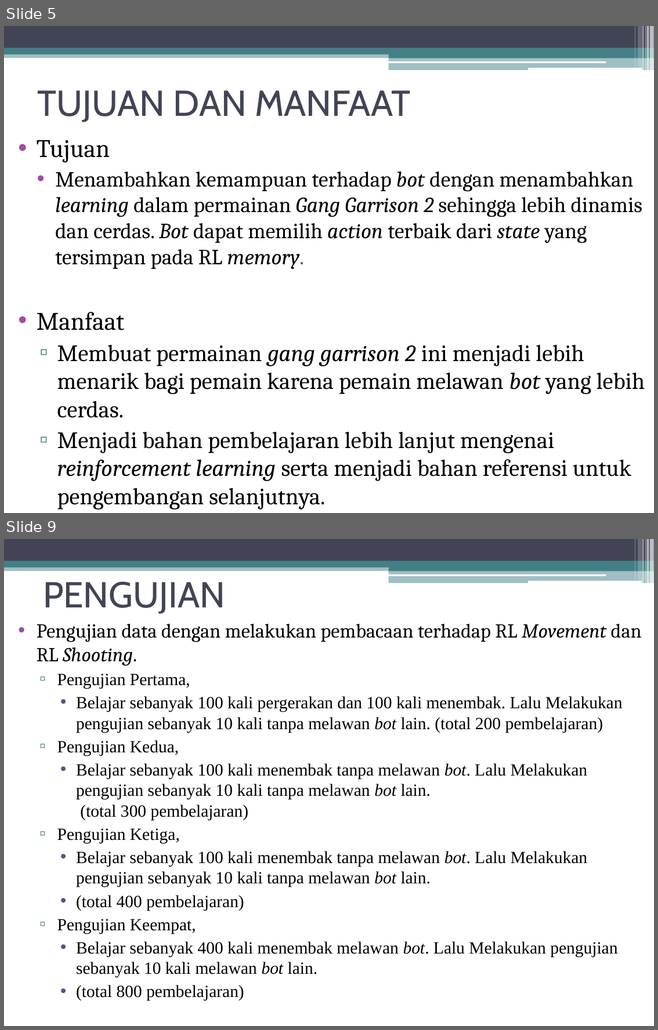
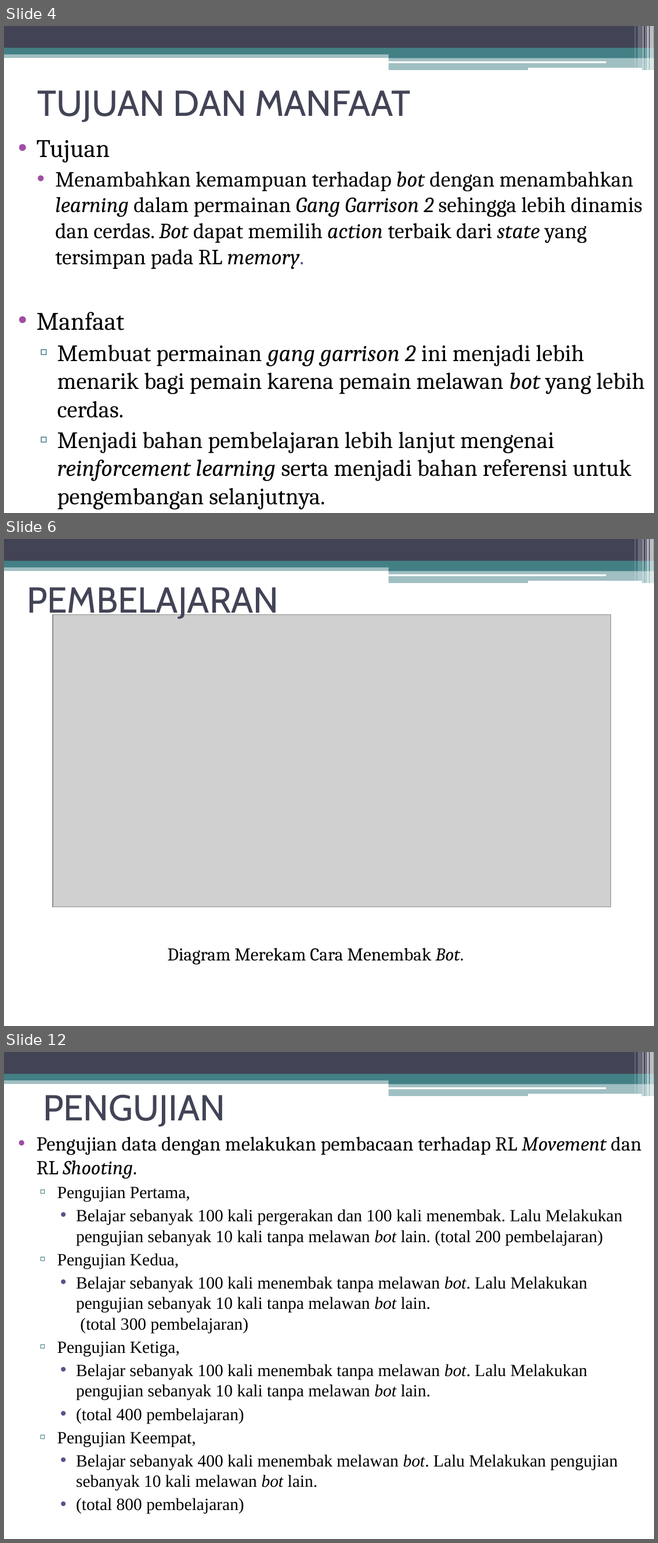
Before and after one commit to dcomputare/Tugas-Akhir, a slide deck: TA bab 1-4/PENGEMBANGAN BOT PADA GAME GANG GARRISON 2 DENGAN.pptx. Shown one above the other, each under a label of ours: slides 5 and 9 before the commit, slides 4, 6 and 12 after it; the slides between them are not shown. The pictures are 658x1030 and 658x1543 pixels, drawn with LibreOffice and Linux fonts; fonts in the diff are those of the drawing; grey boxes stand for pictures. Boxes give left, top, right and bottom in pixels: in the first picture for what was removed or moved away, otherwise in the second. Text is boxed around its words. In the diff, an @@ line names an element or a change of style, - is before the commit and + after.

```diff
--- a/TA bab 1-4/PENGEMBANGAN BOT PADA GAME GANG GARRISON 2 DENGAN.pptx
+++ b/TA bab 1-4/PENGEMBANGAN BOT PADA GAME GANG GARRISON 2 DENGAN.pptx
@@ slide 6 added at <box>4,539,654,1026</box>, background #FFFFFF; not listed: 13 template elements that a slide beside it also shows @@
@@ title added at <box>27,587,279,621</box>, 40 pt, text #424456 @@
+PEMBELAJARAN
@@ picture added at <box>53,615,610,907</box> @@
@@ text added at <box>168,948,464,965</box>, 20 pt, text #000000 @@
+Diagram Merekam Cara Menembak Bot.
@@ what was slide 5 is now slide 4 @@
@@ what was slide 9 is now slide 12 @@
```
Also in this commit, not shown: 2 slides changed, 5 other slides added, 6 slides removed.
